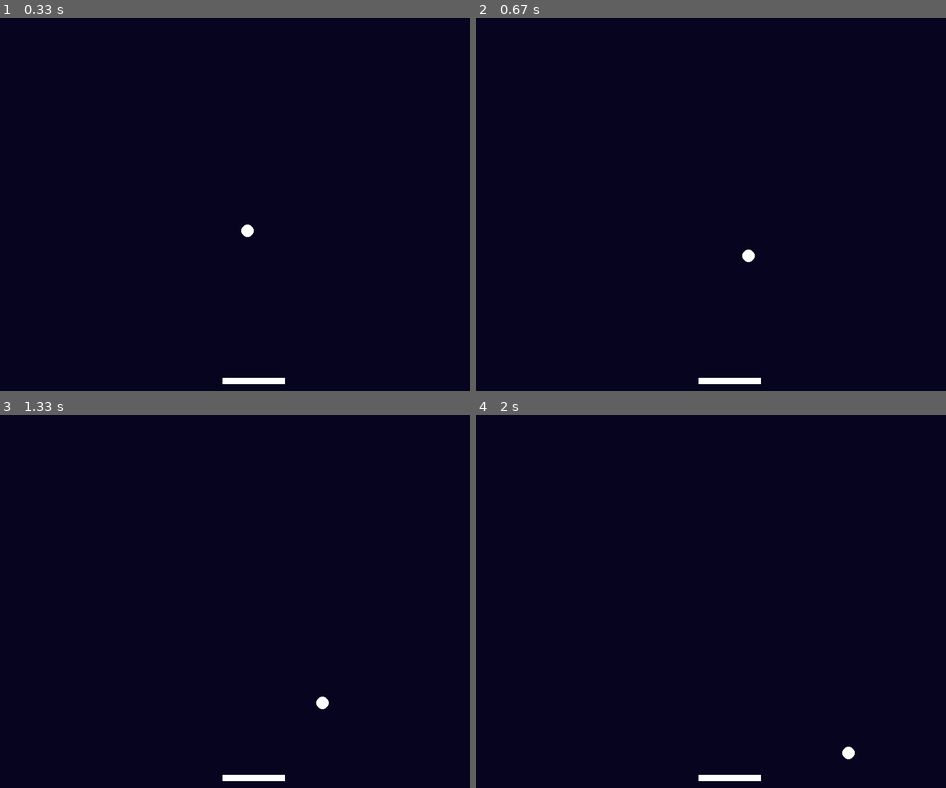
Above: before the commit, frames 1-4 (two rows, left to right).
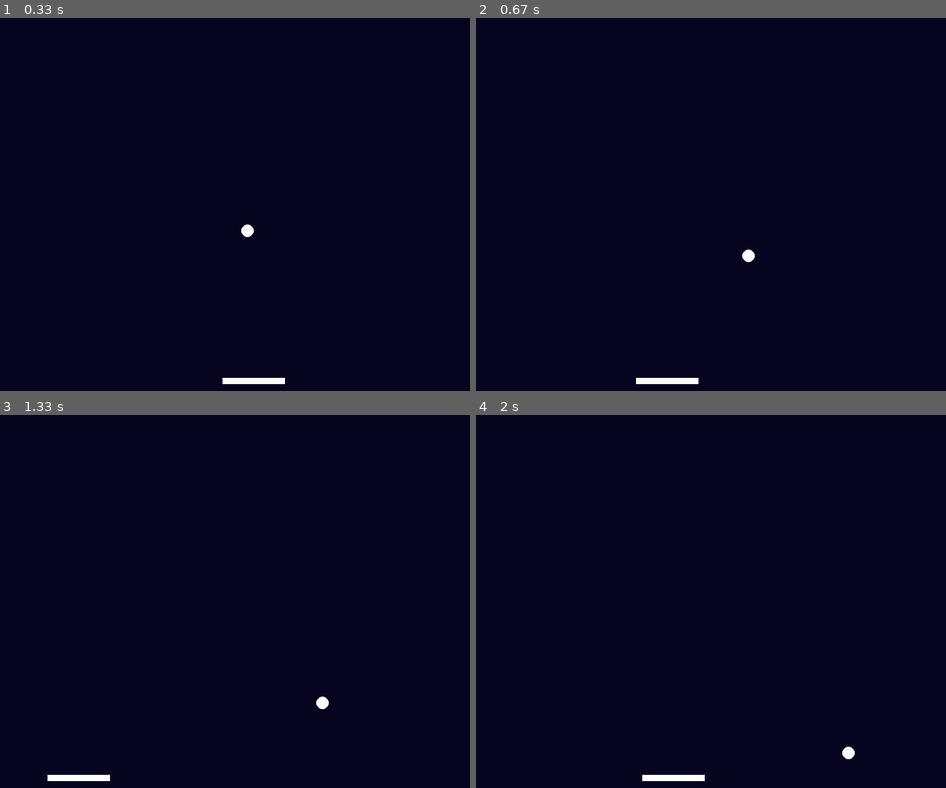
Above: after the commit, the same moments.

Repository: gnikkoch96/pygame-projects
Game: pygame game, started from brick_breaker/main.py
Same seed, same stepped clock (60 frames per second), same inputs: the game is played once before the commit and once after it.
Inputs:
- Up to frame 1 (0.33 s): no input
- Up to frame 2 (0.67 s): hold Left from 0.33 s (still down)
- Up to frame 3 (1.33 s): release Left at 0.87 s; hold Left 0.9-1.3 s
- Up to frame 4 (2 s): hold Right 1.33-1.97 s

Frame 1 is identical in both runs. In frame 2, 0.4% of the frame differs, in the area x 34-61%, y 96-99%; in frame 3, 0.4%; in frame 4, 0.4%.

Commit message:
feat: paddle moves on user input

Diff:
--- a/brick_breaker/entities/player.py
+++ b/brick_breaker/entities/player.py
@@ -3,7 +3,7 @@
 from config import SCREEN_WIDTH
 
 class Player:
-    def __init__(self, x: int, y: int, width: int = 100, height: int = 10, speed: int = 3):
+    def __init__(self, x: int, y: int, width: int = 100, height: int = 10, speed: int = 5):
         self.x = x
         self.y = y
         self.width = width
@@ -25,8 +25,7 @@
 
 
     def update(self):
-        # update hitbox
-        pass
+        self.hitbox.topleft  = (self.x, self.y)
 
     def render(self, screen: pygame.Surface):
         pygame.draw.rect(screen, self.color, self.hitbox)
--- a/brick_breaker/main.py
+++ b/brick_breaker/main.py
@@ -26,7 +26,11 @@
         if event.type == pygame.QUIT:
             running = False
 
+    keys = pygame.key.get_pressed()
+    player.handle_input(keys)
+
 def update():
+    player.update()
     ball.update()
 
 def render():
